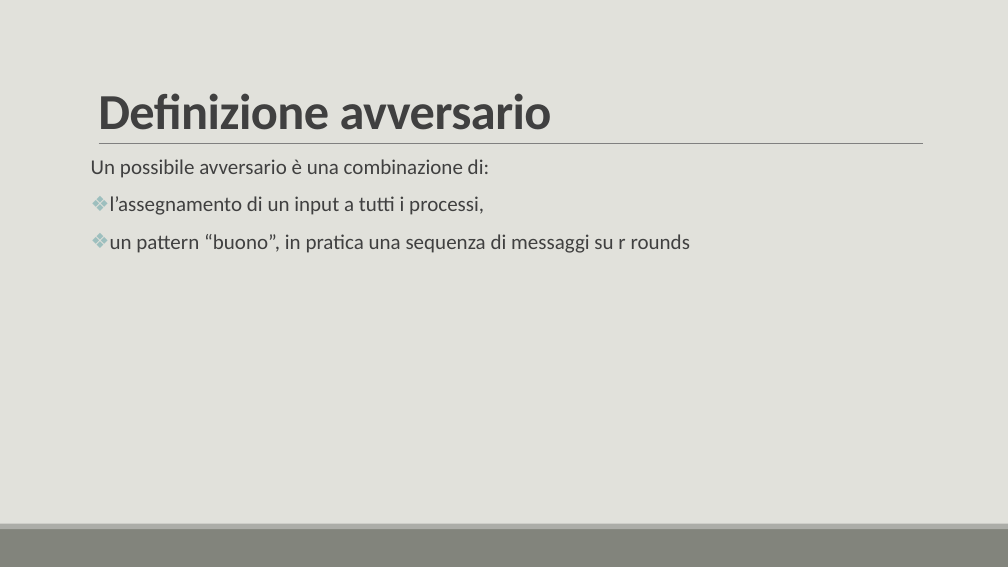
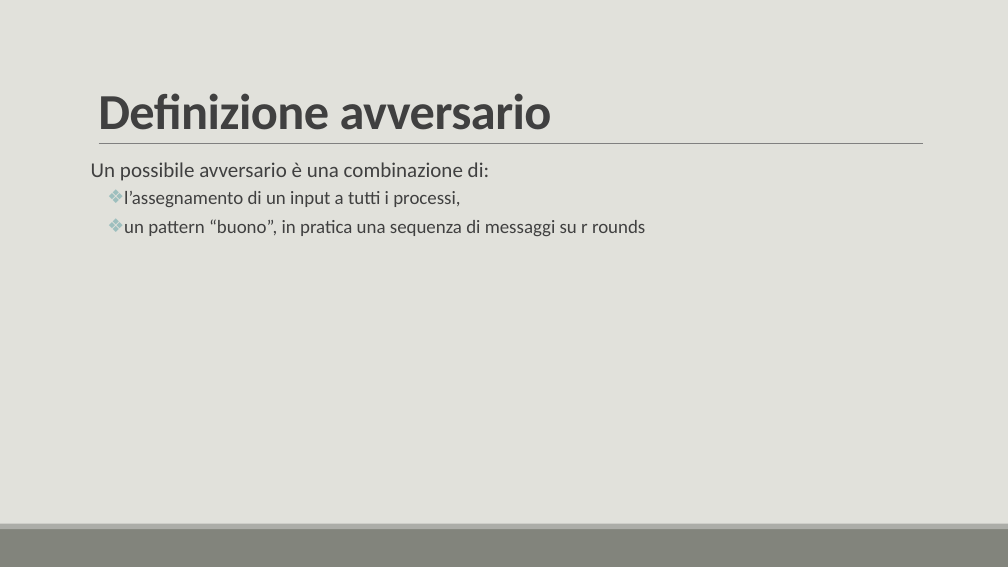
Before and after one commit to lory9894University/mcad, a slide deck: slide 24 of Prensentazione_V2.pptx (slide 25 before the commit). Drawn at 1008x567 pixels with LibreOffice and Linux fonts; fonts in the diff are those of the drawing. Boxes give left, top, right and bottom in pixels: in the first picture for what was removed or moved away, otherwise in the second. Text is boxed around its words. In the diff, an @@ line names an element or a change of style, - is before the commit and + after.

```diff
--- a/Prensentazione_V2.pptx
+++ b/Prensentazione_V2.pptx
@@ text "Un possibile avversario è una ..." at [91, 162, 645, 236]: size 20 to 18 pt in "l’assegnamento di un input a tutti i ...", "un pattern “buono”, in pratica una sequenza ..."; line spacing 0.9 to 1; list level 1 to 2 in "l’assegnamento di un input a ..."; list level 1 to 2 in "un pattern “buono”, in pratica ..." @@
```
Also in this commit, not shown: 8 other slides changed, 6 slides added, 4 slides removed, 1 other file.
